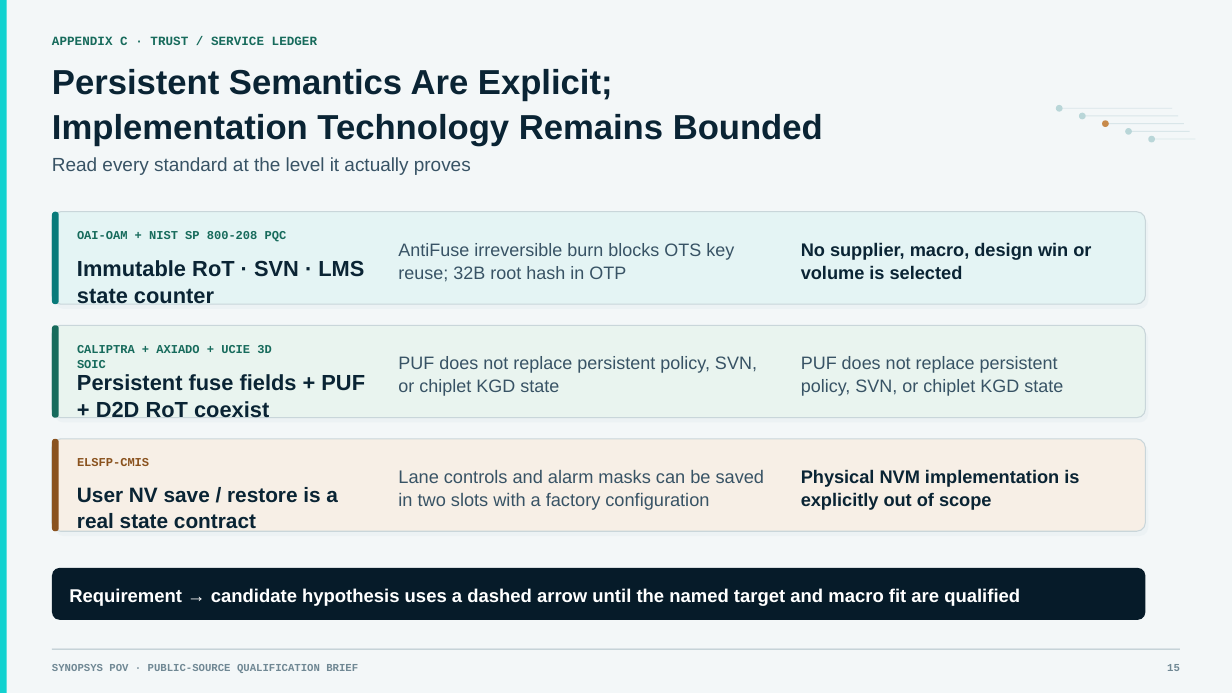
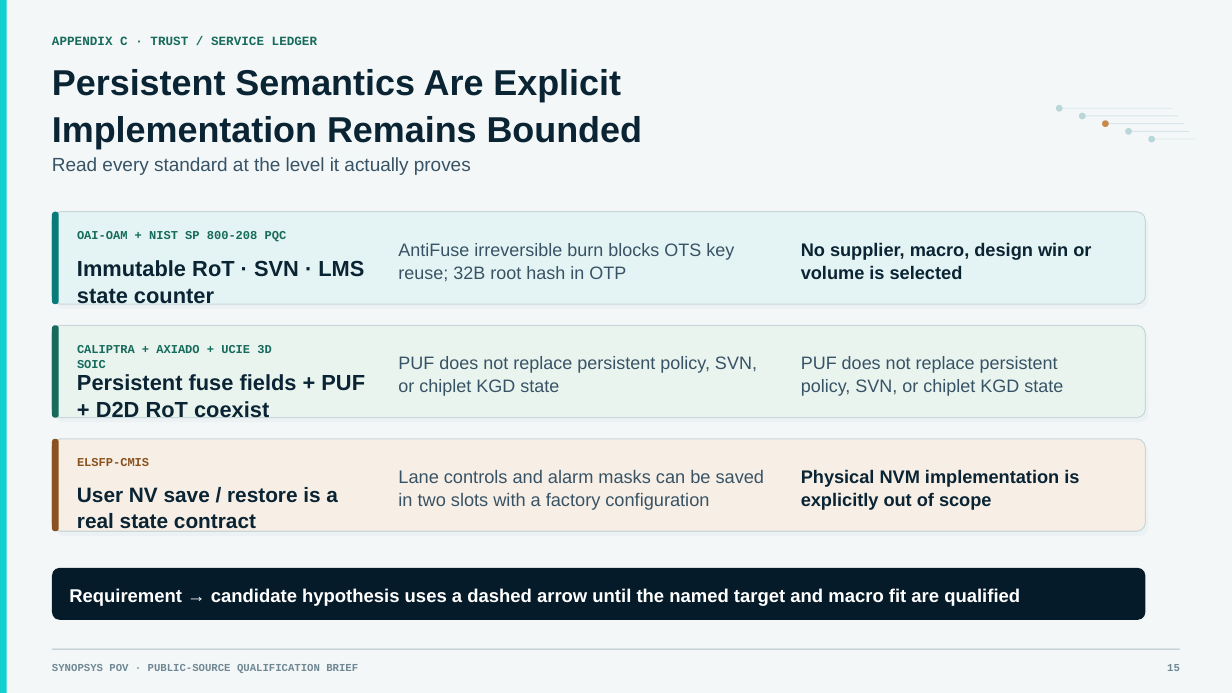
Before and after one commit to SamHuang68/nvm-knowledge-hub, a slide deck: slide 15 of briefing/NVM_AI_OCP_NVM_Opportunities_Executive_v18_Comprehensive_Update_EN.pptx. Drawn at 1232x693 pixels with LibreOffice and Linux fonts; fonts in the diff are those of the drawing. Boxes give left, top, right and bottom in pixels: in the first picture for what was removed or moved away, otherwise in the second. Text is boxed around its words. In the diff, an @@ line names an element or a change of style, - is before the commit and + after.

```diff
--- a/briefing/NVM_AI_OCP_NVM_Opportunities_Executive_v18_Comprehensive_Update_EN.pptx
+++ b/briefing/NVM_AI_OCP_NVM_Opportunities_Executive_v18_Comprehensive_Update_EN.pptx
@@ text at (52, 69, 642, 149): text changed; size 27 to 28 pt @@
-Persistent Semantics Are Explicit;
-Implementation Technology Remains Bounded
+Persistent Semantics Are Explicit
+Implementation Remains Bounded
```
Also in this commit, not shown: 14 other slides changed, 1 other file.
